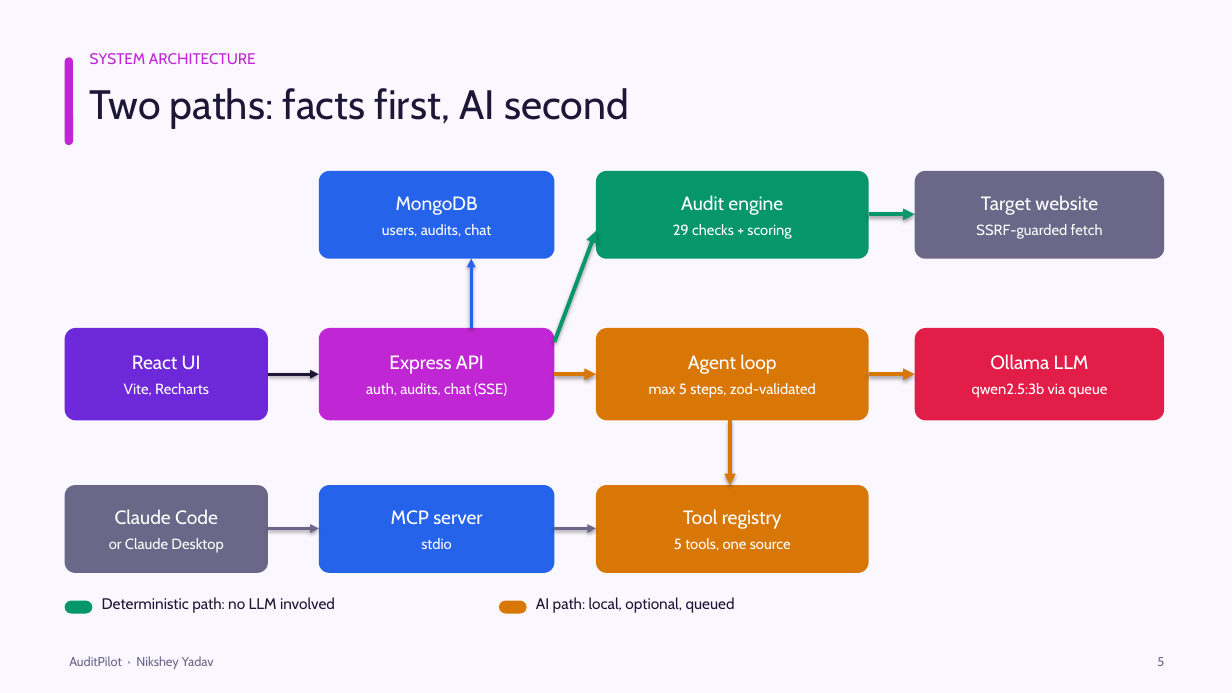
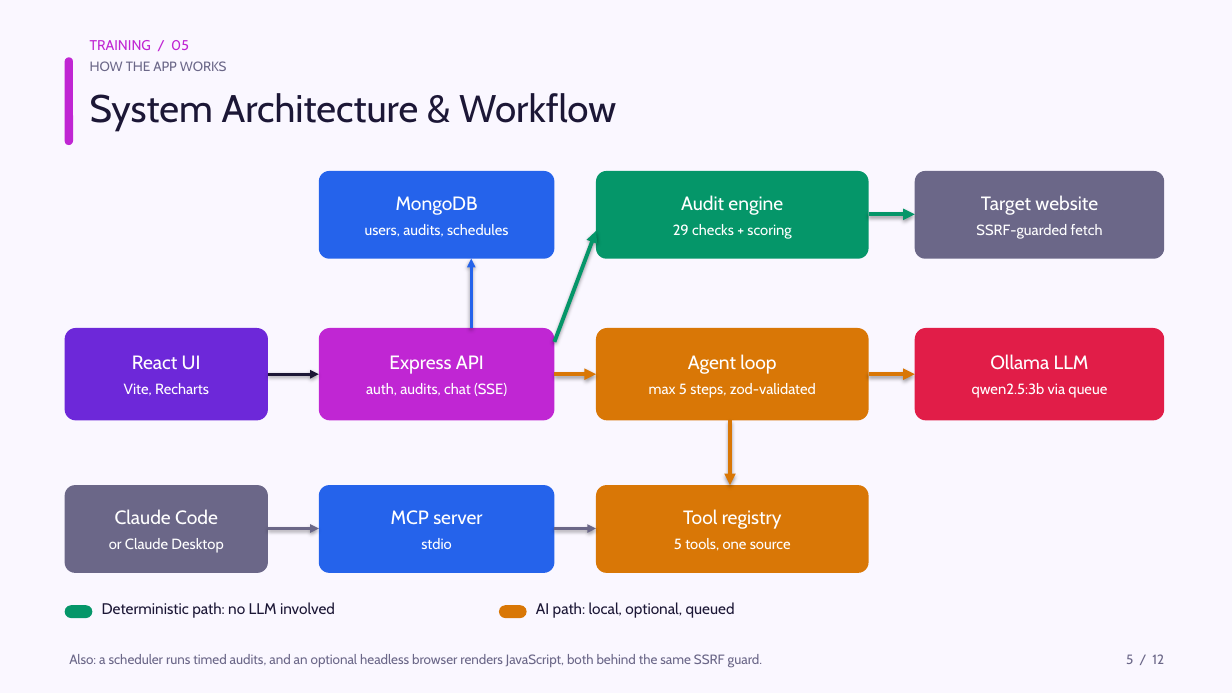
Before and after one commit to NiksheyYadav/AuditPilot, a slide deck: slide 5 of AuditPilot_IT2_Presentation.pptx. Drawn at 1232x693 pixels with LibreOffice and Linux fonts; fonts in the diff are those of the drawing. Boxes give left, top, right and bottom in pixels: in the first picture for what was removed or moved away, otherwise in the second. Text is boxed around its words. In the diff, an @@ line names an element or a change of style, - is before the commit and + after.

```diff
--- a/AuditPilot_IT2_Presentation.pptx
+++ b/AuditPilot_IT2_Presentation.pptx
@@ text added at <box>90,40,189,50</box>, 11 pt, text #C026D3 @@
+TRAINING / 05
@@ text removed at <box>90,88,629,129</box> @@
-Two paths: facts first, AI second
@@ text added at <box>90,61,227,71</box>, 10.5 pt, text #6B6788 @@
+HOW THE APP WORKS
@@ text at <box>90,93,616,131</box>: text changed; size 12 to 30 pt; text colour #C026D3 to #1C1736 @@
-SYSTEM ARCHITECTURE
+System Architecture & Workflow
@@ text at <box>365,224,508,237</box>: text changed @@
-users, audits, chat
+users, audits, schedules
@@ 2 texts, 2 rounded rectangles: place and size @@
-2 texts, 2 rounded rectangles at <box>65,597,735,614</box>
+2 texts, 2 rounded rectangles at <box>65,602,735,618</box>
@@ text removed at <box>69,656,214,669</box> @@
-AuditPilot · Nikshey Yadav
@@ text added at <box>69,654,762,668</box>, 10.5 pt, text #6B6788 @@
+Also: a scheduler runs timed audits, and an optional headless browser renders JavaScript, both behind the same SSRF guard.
@@ text at <box>1126,654,1164,664</box>: text changed; size 10 to 10.5 pt @@
-5
+5 / 12
```
Also in this commit, not shown: 11 other slides changed, 40 other files.
